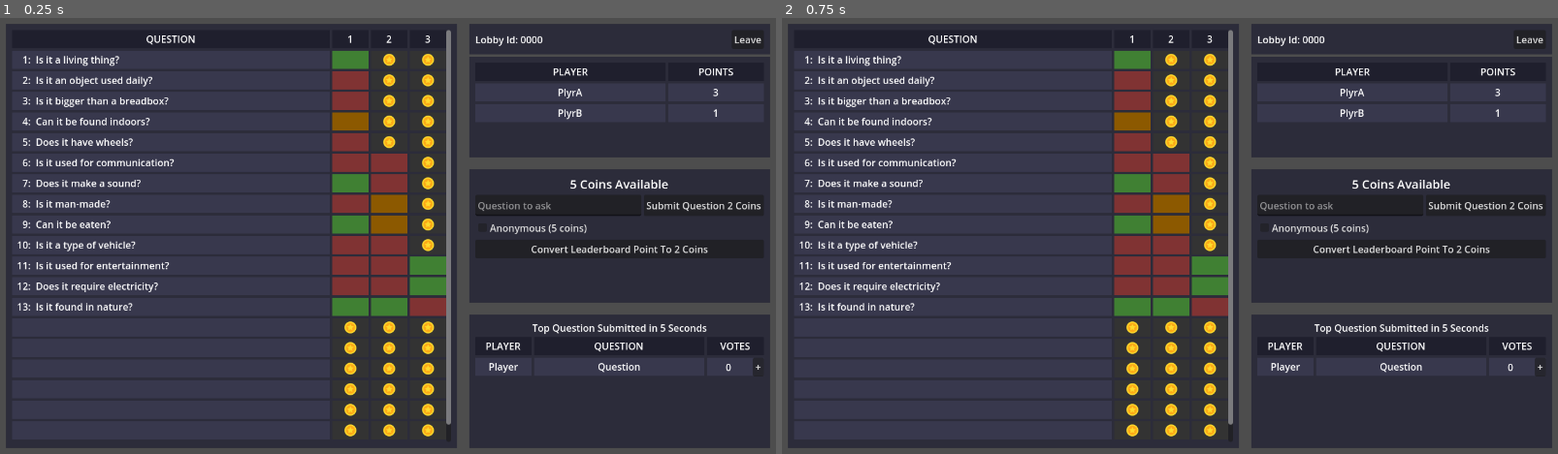
Above: before the commit, frames 1-2 (left to right).
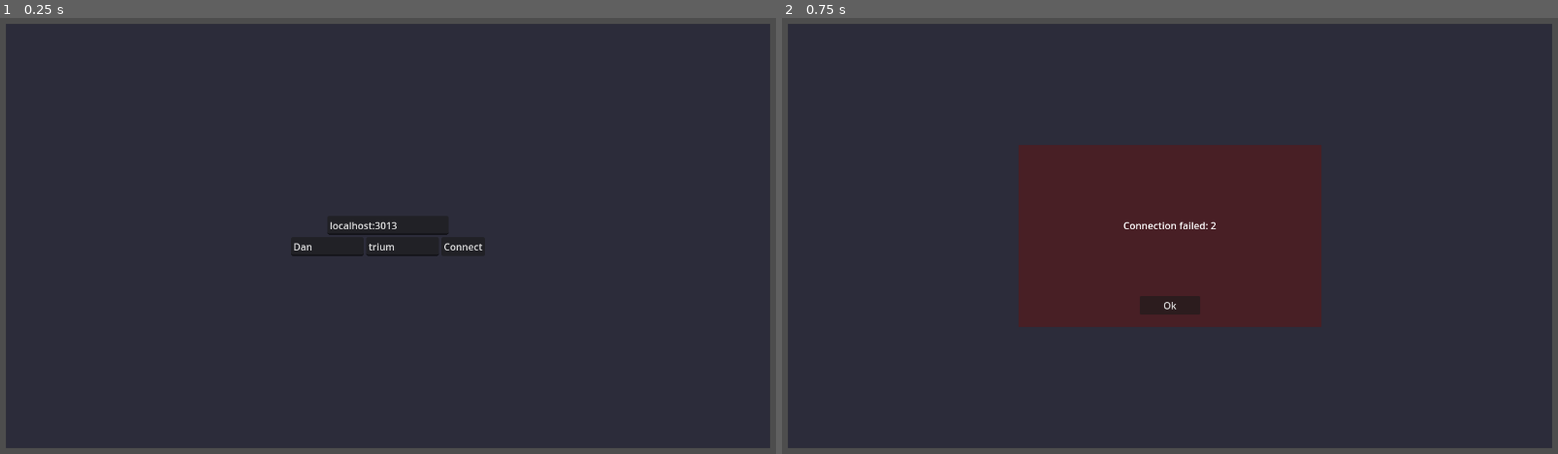
Above: after the commit, the same moments.

Repository: CodedNil/deducers
Game: Godot game, scene res://Main.tscn
Two runs of this game, one before a commit and one after it. Both use one fixed random seed, a clock stepped at 60 frames per second and the inputs below.
Inputs (mouse positions are in pixels of both pictures, inside the frame that each line leads up to):
- Up to frame 1 (0.25 s): no input
- Up to frame 2 (0.75 s): click (1247, 244) at 0.5 s, where only the run after the commit has a clickable "Connect"

The runs differ from the first frame. In frame 1, 14% of the frame differs, in the area x 2-100%, y 1-99%; in frame 2, 23%.

Commit message:
Server backend WIP

Diff:
--- a/godot/Main.gd
+++ b/godot/Main.gd
@@ -1,63 +1,67 @@
 extends Control
 
-const PORT = 4433
+# Nodes
+var http_request: HTTPRequest
+@onready var connect_ui = $ConnectUI
+@onready var server_ip_line_edit = $ConnectUI/ColorRect/VBoxContainer/ServerIp
+@onready var player_name_line_edit = $ConnectUI/ColorRect/VBoxContainer/HBoxContainer/PlayerName
+@onready var room_name_line_edit = $ConnectUI/ColorRect/VBoxContainer/HBoxContainer/RoomName
+
+@onready var error_dialog = $ErrorDialog
+@onready var error_dialog_label = $ErrorDialog/ColorRect/MarginContainer/VBoxContainer/Label
+
+# Variables to store server and player information
+var server_ip: String
+var player_name: String
+var room_name: String
 
 
 func _ready():
-	# Start paused.
+	http_request = HTTPRequest.new()
+	http_request.timeout = 5
+	http_request.process_mode = Node.PROCESS_MODE_ALWAYS
+	add_child(http_request)
+	http_request.request_completed.connect(self._http_request_completed)
+
+	# Start paused
 	get_tree().paused = true
-
-	# Set random player name
-	$ConnectUI/ColorRect/HBoxContainer/PlayerName.text = "Player" + str(randi() % 1000)
-
-	multiplayer.connect("peer_connected", Callable(self, "_player_connected"))
-	multiplayer.connect("peer_disconnected", Callable(self, "_player_disconnected"))
-
-	# Automatically start the server in headless mode.
-	if DisplayServer.get_name() == "headless":
-		print("Automatically starting dedicated server.")
-		_on_host_pressed.call_deferred()
-
-
-func _player_connected(id):
-	print("Player connected: ", id)
-	# Add to player list, update leaderboard, etc.
-
-
-func _player_disconnected(id):
-	print("Player disconnected: ", id)
-	# Remove from player list, update leaderboard, etc.
-
-
-func _on_host_pressed():
-	print("Starting multiplayer server.")
-	# Start as server.
-	var peer = ENetMultiplayerPeer.new()
-	peer.create_server(PORT)
-	if peer.get_connection_status() == MultiplayerPeer.CONNECTION_DISCONNECTED:
-		OS.alert("Failed to start multiplayer server.")
-		return
-	multiplayer.multiplayer_peer = peer
-	start_game()
 
 
 func _on_connect_pressed():
-	print("Starting multiplayer client.")
-	# Start as client.
-	var txt: String = $ConnectUI/ColorRect/HBoxContainer/Remote.text
-	if txt == "":
-		OS.alert("Need a remote to connect to.")
-		return
-	var peer = ENetMultiplayerPeer.new()
-	peer.create_client(txt, PORT)
-	if peer.get_connection_status() == MultiplayerPeer.CONNECTION_DISCONNECTED:
-		OS.alert("Failed to start multiplayer client.")
-		return
-	multiplayer.multiplayer_peer = peer
-	start_game()
+	server_ip = server_ip_line_edit.text
+	player_name = player_name_line_edit.text
+	room_name = room_name_line_edit.text
+
+	# Send connection request
+	print("Connecting to server %s, room %s, player %s" % [server_ip, room_name, player_name])
+	var url = "http://%s/server/%s/connect/%s" % [server_ip, room_name, player_name]
+	var error = http_request.request(url, [], HTTPClient.METHOD_POST)
+	if error != OK:
+		push_error("An error occurred in the HTTP request.")
 
 
-func start_game():
-	# Hide the UI and unpause to start the game.
-	$ConnectUI.hide()
-	get_tree().paused = false
+func _http_request_completed(result, response_code, _headers, body):
+	print(
+		(
+			"HTTP request completed with result %s, response code %s, body %s"
+			% [result, response_code, body]
+		)
+	)
+	if result == HTTPRequest.RESULT_SUCCESS:
+		if response_code == 200:
+			# Connection successful
+			connect_ui.hide()
+			get_tree().paused = false
+		else:
+			# Show error dialog
+			error_dialog_label.text = "Connection failed: %s" % [body]
+			error_dialog.show()
+
+	else:
+		# Show error dialog
+		error_dialog_label.text = "Connection failed: %s" % [result]
+		error_dialog.show()
+
+
+func _on_close_error_pressed():
+	error_dialog.hide()
--- a/godot/Main.tscn
+++ b/godot/Main.tscn
@@ -54,7 +54,6 @@
 size_flags_vertical = 3
 
 [node name="ConnectUI" type="MarginContainer" parent="."]
-visible = false
 layout_mode = 1
 anchors_preset = 15
 anchor_right = 1.0
@@ -70,46 +69,107 @@
 layout_mode = 2
 color = Color(0.172549, 0.172549, 0.227451, 1)
 
-[node name="HBoxContainer" type="HBoxContainer" parent="ConnectUI/ColorRect"]
+[node name="VBoxContainer" type="VBoxContainer" parent="ConnectUI/ColorRect"]
 layout_mode = 1
 anchors_preset = 8
 anchor_left = 0.5
 anchor_top = 0.5
 anchor_right = 0.5
 anchor_bottom = 0.5
-offset_left = -22.0
+offset_left = -184.0
 offset_top = -20.0
-offset_right = 22.0
+offset_right = 184.0
 offset_bottom = 20.0
 grow_horizontal = 2
 grow_vertical = 2
 
-[node name="PlayerName" type="LineEdit" parent="ConnectUI/ColorRect/HBoxContainer"]
+[node name="ServerIp" type="LineEdit" parent="ConnectUI/ColorRect/VBoxContainer"]
+process_mode = 3
+custom_minimum_size = Vector2(200, 0)
+layout_mode = 2
+size_flags_horizontal = 4
+text = "localhost:3013"
+placeholder_text = "Server IP"
+max_length = 20
+expand_to_text_length = true
+
+[node name="HBoxContainer" type="HBoxContainer" parent="ConnectUI/ColorRect/VBoxContainer"]
+layout_mode = 2
+size_flags_horizontal = 4
+
+[node name="PlayerName" type="LineEdit" parent="ConnectUI/ColorRect/VBoxContainer/HBoxContainer"]
 process_mode = 3
 custom_minimum_size = Vector2(120, 0)
 layout_mode = 2
+text = "Dan"
 placeholder_text = "Player Name"
 max_length = 20
 expand_to_text_length = true
 
-[node name="Host" type="Button" parent="ConnectUI/ColorRect/HBoxContainer"]
+[node name="RoomName" type="LineEdit" parent="ConnectUI/ColorRect/VBoxContainer/HBoxContainer"]
 process_mode = 3
+custom_minimum_size = Vector2(120, 0)
 layout_mode = 2
-text = "Host"
+text = "trium"
+placeholder_text = "Server Room"
+max_length = 20
+expand_to_text_length = true
 
-[node name="Connect" type="Button" parent="ConnectUI/ColorRect/HBoxContainer"]
+[node name="Connect" type="Button" parent="ConnectUI/ColorRect/VBoxContainer/HBoxContainer"]
 process_mode = 3
 layout_mode = 2
 text = "Connect"
 
-[node name="Remote" type="LineEdit" parent="ConnectUI/ColorRect/HBoxContainer"]
+[node name="ErrorDialog" type="MarginContainer" parent="."]
+visible = false
+layout_mode = 1
+anchors_preset = 15
+anchor_right = 1.0
+anchor_bottom = 1.0
+grow_horizontal = 2
+grow_vertical = 2
+theme_override_constants/margin_left = 10
+theme_override_constants/margin_top = 10
+theme_override_constants/margin_right = 10
+theme_override_constants/margin_bottom = 10
+
+[node name="ColorRect" type="ColorRect" parent="ErrorDialog"]
+custom_minimum_size = Vector2(500, 300)
+layout_mode = 2
+size_flags_horizontal = 4
+size_flags_vertical = 4
+color = Color(0.282353, 0.121569, 0.145098, 1)
+
+[node name="MarginContainer" type="MarginContainer" parent="ErrorDialog/ColorRect"]
+layout_mode = 1
+anchors_preset = 15
+anchor_right = 1.0
+anchor_bottom = 1.0
+grow_horizontal = 2
+grow_vertical = 2
+theme_override_constants/margin_left = 20
+theme_override_constants/margin_top = 20
+theme_override_constants/margin_right = 20
+theme_override_constants/margin_bottom = 20
+
+[node name="VBoxContainer" type="VBoxContainer" parent="ErrorDialog/ColorRect/MarginContainer"]
+layout_mode = 2
+
+[node name="Label" type="Label" parent="ErrorDialog/ColorRect/MarginContainer/VBoxContainer"]
+custom_minimum_size = Vector2(200, 200)
+layout_mode = 2
+size_flags_vertical = 3
+text = "Error"
+horizontal_alignment = 1
+vertical_alignment = 1
+autowrap_mode = 3
+
+[node name="CloseError" type="Button" parent="ErrorDialog/ColorRect/MarginContainer/VBoxContainer"]
 process_mode = 3
-custom_minimum_size = Vector2(120, 0)
+custom_minimum_size = Vector2(100, 0)
 layout_mode = 2
-text = "127.0.0.1"
-placeholder_text = "Connect IP"
-max_length = 20
-expand_to_text_length = true
+size_flags_horizontal = 4
+text = "Ok"
 
-[connection signal="pressed" from="ConnectUI/ColorRect/HBoxContainer/Host" to="." method="_on_host_pressed"]
-[connection signal="pressed" from="ConnectUI/ColorRect/HBoxContainer/Connect" to="." method="_on_connect_pressed"]
+[connection signal="pressed" from="ConnectUI/ColorRect/VBoxContainer/HBoxContainer/Connect" to="." method="_on_connect_pressed"]
+[connection signal="pressed" from="ErrorDialog/ColorRect/MarginContainer/VBoxContainer/CloseError" to="." method="_on_close_error_pressed"]
Not shown, changed: rust/Cargo.lock
Not shown, changed: rust/Cargo.toml
Not shown, removed: rust/src/game_state.rs
Not shown, removed: rust/src/lib.rs
Not shown, added: rust/src/main.rs
